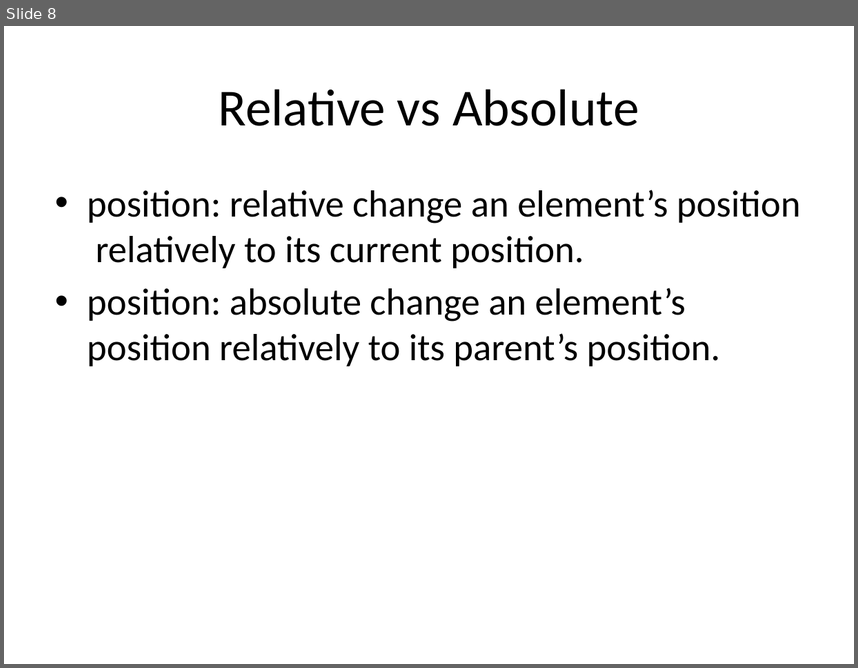
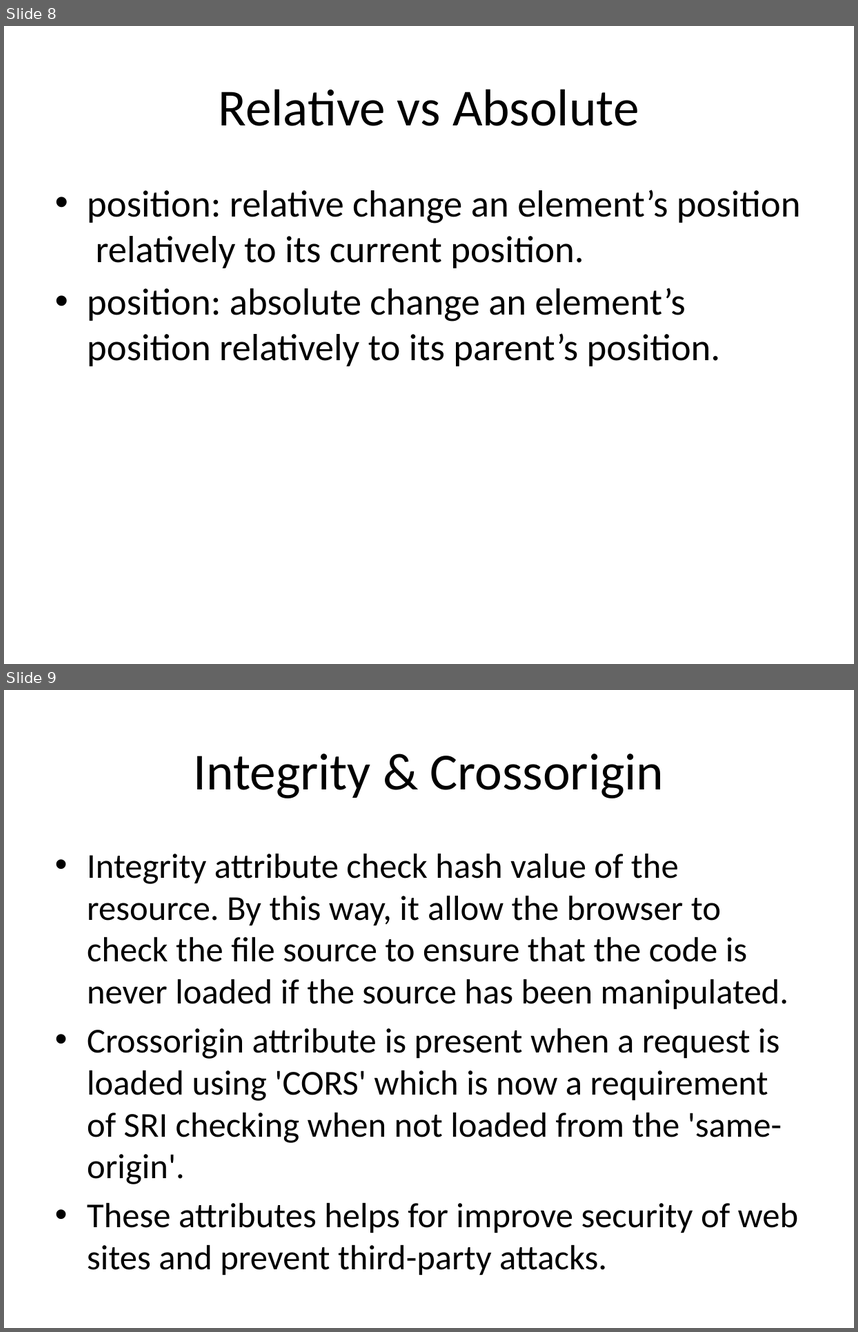
Before and after one commit to TechCareer-FrontEnd-1/tubisad-frontend-musabsakar, a slide deck: homeworks_musab_sakar.pptx. Shown one above the other, each under a label of ours: slide 8 before the commit, slides 8 and 9 after it. The pictures are 858x668 and 858x1332 pixels, drawn with LibreOffice and Linux fonts; fonts in the diff are those of the drawing. Boxes give left, top, right and bottom in pixels: in the first picture for what was removed or moved away, otherwise in the second. Text is boxed around its words. In the diff, an @@ line names an element or a change of style, - is before the commit and + after.

Commit message:
integrity, crossorigin, scrollspy

```diff
--- a/homeworks_musab_sakar.pptx
+++ b/homeworks_musab_sakar.pptx
@@ slide 9 added at box(4, 690, 854, 1328), background #FFFFFF @@
@@ title added at box(193, 753, 664, 798), 44 pt, text #000000 @@
+Integrity & Crossorigin
@@ text added at box(87, 854, 799, 1274), 29.6 pt, text #000000 @@
+• Integrity attribute check hash value of the resource. By this way, it allow the browser to check the file source to ensure that the code is never loaded if the source has been manipulated.
+• Crossorigin attribute is present when a request is loaded using 'CORS' which is now a requirement of SRI checking when not loaded from the 'same-origin'.
+• These attributes helps for improve security of web sites and prevent third-party attacks.
```
Also in this commit, not shown: 1 other slide added.
